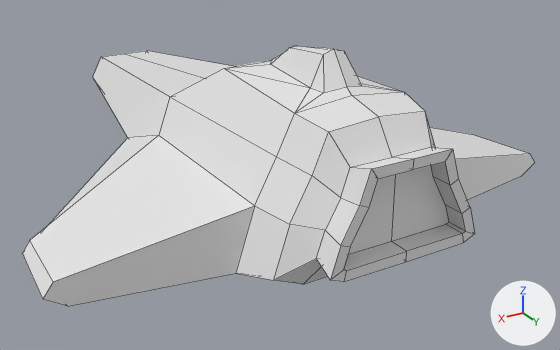
What one commit did to the FBX model hovership/Assets/Meshes/ship.fbx.
Both versions are drawn from a 50 mm camera at (0.675, 1.266, 0.632) aimed at (-0.046, 0.065, 0.032). The lights are fixed; the arrows at lower right show +X, +Y and +Z. Mesh edges are drawn as thin lines. Where no turn or scale is listed for an object, it has been applied to the vertices. Vertices at the same position are counted once.

In view in the first picture: 'Ship'.
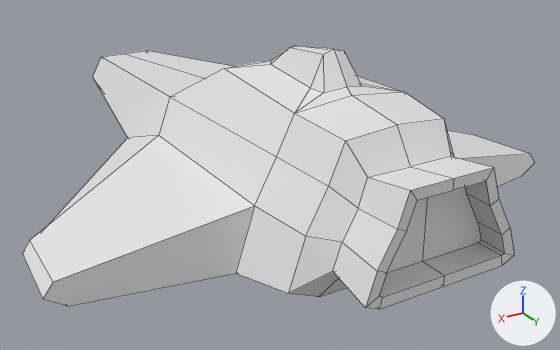
Where the change shows, as pixel boxes [x1, y1, x2, y2] in the pictures (560 x 350 px):
'Ship', reshaped
    before: [22, 46, 535, 306]
    after: [22, 46, 535, 309]
part 1 of me_cube_001, cut back
    before: [224, 64, 475, 284]
    after: [224, 64, 514, 309]

What the commit changed:
me_cube_001 is used by ob_ship; location (0.0, 0.0, 0.0).
me_cube_001 had 139 vertices, 134 faces and spanned x -0.483..0.483, y -0.646..0.503, z 0.0..0.34.
me_cube_001 now has 139 vertices, 132 faces and spans x -0.483..0.483, y -0.646..0.584, z 0.0..0.34.
Part 1, on me_cube_001:
4 faces are deleted.
24 vertices in x -0.179..0.179, y 0.421..0.456, z 0.023..0.265 move by (0.0, 0.042, 0.0).
24 vertices in x -0.135..0.135, y 0.503, z 0.064..0.228 move by (0.0, 0.081, 0.0).
12 vertices in x -0.114..0.114, y 0.466, z 0.081..0.21 move by (0.0, 0.071, 0.0).
2 new faces join them.
